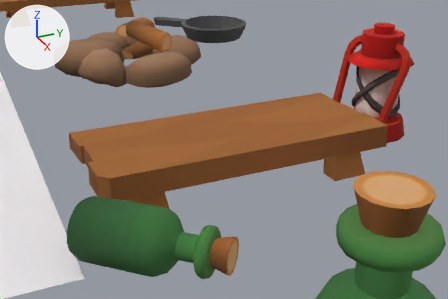
An edit to the glTF model map/ter04_badland.glb, drawn before and after from the same camera.
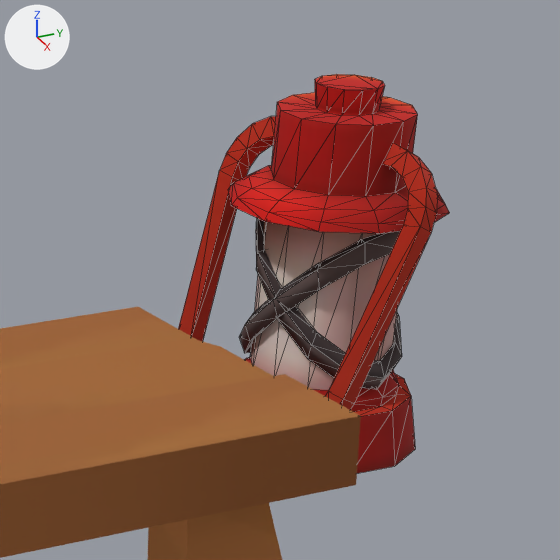
There are two pictures of each version: one from a camera (50 mm lens) standing at (9.9, 5.8, 3.15) and looking at (3.37, 8.74, -0.12), one close up on the part from 62% to 100% of the width and 0% to 57% of the height. Every picture has the same lights, and +X, +Y and +Z are marked at upper left. The first two pictures are the older version. The close-ups show mesh edges as thin lines. Where no turn or scale is listed for an object, it has been applied to the vertices.

Objects in the first close-up: 'int03_lamp_001', 'ter04_tent_001'.
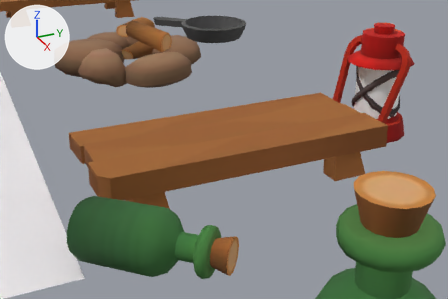
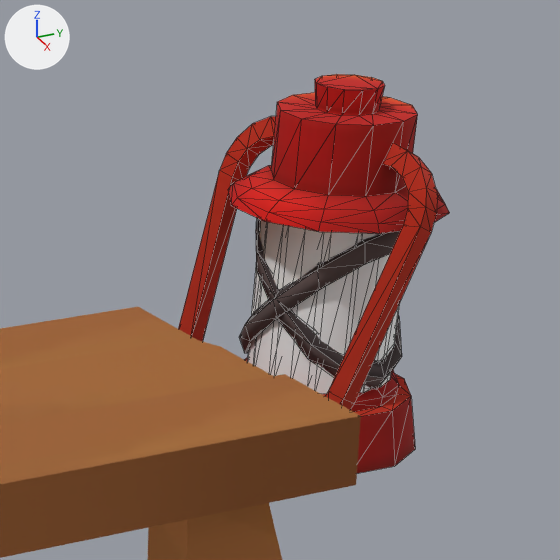
Edits to the bpy script that builds the scene:
```text
Add img_fx_tex_white:
    img_fx_tex_white = load_image('FX_Tex_White', 'tex/8a8a69fe508d7b00.webp', 16, 16, 'sRGB')
Add mat_fx_add_white:
    mat_fx_add_white = principled_material('FX_Add_White')
    mat_fx_add_white.texture = img_fx_tex_white
    mat_fx_add_white.roughness = 1.0
Add me_cylinder001:
    me_cylinder001.from_pydata(...)  # 36 vertices, 36 faces; spans x -0.274..0.274, y -0.27..0.27, z 0.0..0.64
    me_cylinder001.materials.append(mat_fx_add_white)  # picture img_fx_tex_white
Add ob_fx_lamplight_particlemesh:
    ob_fx_lamplight_particlemesh = bpy.data.objects.new('FX_LampLight_particleMesh', me_cylinder001)
    ob_fx_lamplight_particlemesh.location = (3.87, 10.65, 0.277)
```

Pixel boxes [x1, y1, x2, y2] of what changed, in the close-ups (560 x 560 px):
'FX_LampLight_particleMesh', added: after [247, 220, 399, 394]
